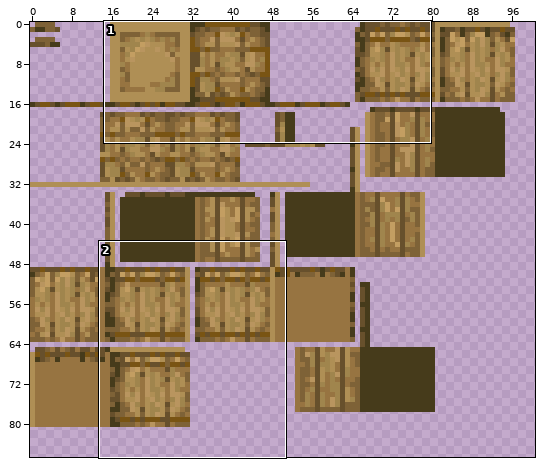
File history of a sprite sheet, minecraft/texture/Industrimania/textures/block/functional/barrel/barrel.png. The picture above shows the old version from afar; the outline marks the close-up.
Close-up. The starting point:
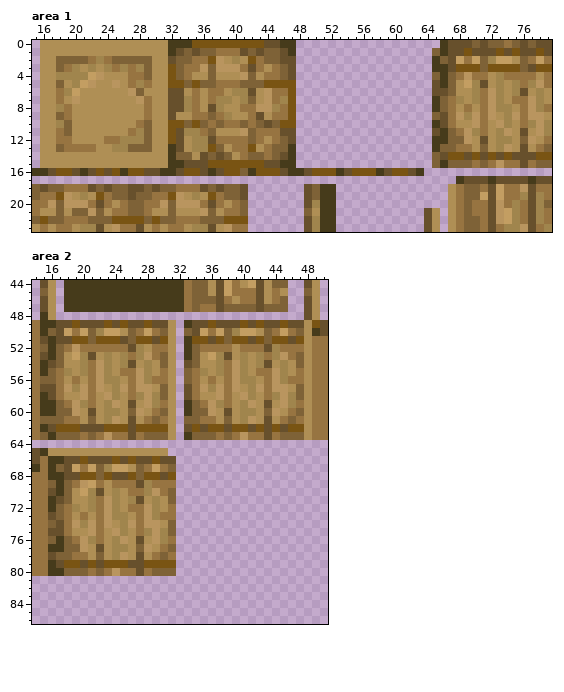
The file is 128x128 pixels. Colours within 5 levels of each other are drawn and written as one. Shown: area 1: x 15..79, y 0..23; area 2: x 14..50, y 44..86. The wide view leaves out empty margins.
And afterwards:
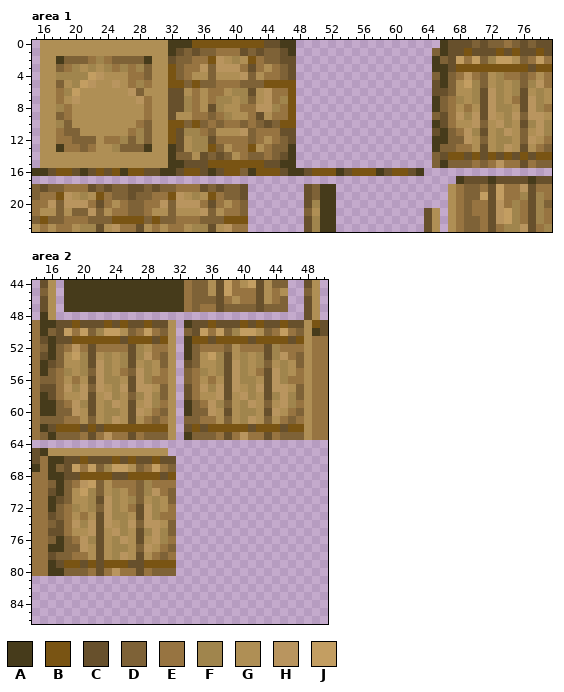
Palette (. is transparent): A #463b1b  B #795413  C #67502c  D #7e6237  E #977441  F #a0854d  G #af8f55  H #b9955f  J #c39e62
Diff:
--- area 1
@@ x 15..79 @@
  1 .GGGGGGGGGGGGGGGGACDCDDEEECDCDDCA.................DACCBCCCBCBCCBC
- 2 .GGDDDDEFEDDDDDGGCDDEEBHGFGBEDDCC.................ADCJEJDFJJGDEJE
- 3 .GGDEFGFGFEFEFDGGBDEEHDHHHECEGEDC.................AACBBBDBBBBDCBB
- 4 .GGFFFFJHGGGEEDGGBDEGGDGGGHDGEEDC.................DADEHEEGFEEEEGE
- 5 .GGDGFJHGGHGEFEGGBBDBDDEEEDDDBBBB.................CADGJFCGFGFEFHE
- 6 .GGEFJGGGGGGHDGGGCCGEGEEGFFCGHEEB.................CCDGGFEHFGFCGFG
- 7 .GGEGHGGGGGGGHEGGCCFEGEFFGFDGHEFB.................ADEFGFEHFGEEHFG
- 8 .GGFEGGGGGGGGGEGGCCFEGCFGGEEHHFEB.................ADEGEGEHFFGEHFE
- 9 .GGDEGGGGGGGGGEGGCGGEEDEFGGECGEEB.................DCEHFHEHGFHEHHG
-10 .GGFDGGGGGGGGEDGGBBDBDEDEEDEDCDBB.................ACEGGHEGHFGEFHF
-11 .GGEDGGGGGGGEFDGGBCFFEDGGGHDEEECC.................CADEHFEGFHGCGHF
-12 .GGEEGGGGEEFFFDGGBCGFFCEEEEDEGEDC.................AADDHGCGFFGDHGE
-13 .GGDEEEEGGFFDDDGGACGFFBDGEEBGEDDA.................ADDEEGDGFHGCGED
-14 .GGGGGGGGGGGGGGGGADDGCDCDGEDDEDCA.................DCBBCBCBCBCCCBB
+ 2 .GGADDDEFEDDDDAGGCDDEEBHGFGBEDDCC.................ADCJEJDFJJGDEJE
+ 3 .GGDEFGFGFEFEFDGGBDEEHDHHHECEGEDC.................AACBBBBBBBBBCBB
+ 4 .GGFFFFJHGGGEEDGGBDEGGDGGGHDGEEDC.................DADEHEDGFEEDEGE
+ 5 .GGDGFJHGGHGEFEGGBBDBDDEEEDDDBBBB.................CADGJFDGFGFDFHE
+ 6 .GGEFJGGGGGGHDGGGCCGEGEEGFFCGHEEB.................CCDGGFCHFGFCGFG
+ 7 .GGEGHGGGGGGGHEGGCCFEGEFFGFDGHEFB.................ADEFGFCHFGECHFG
+ 8 .GGFEGGGGGGGGGEGGCCFEGCFGGEEHHFEB.................ADEGEGCHFFGCHFE
+ 9 .GGDEGGGGGGGGGEGGCGGEEDEFGGECGEEB.................DCEHFHCHGFHDHHG
+10 .GGFDGGGGGGGGEDGGBBDBDEDEEDEDCDBB.................ACEGGHDGHFGCFHF
+11 .GGEDDGGGGGGEFDGGBCFFEDGGGHDEEECC.................CADEHFCGFHGDGHF
+12 .GGEEDDDGEEFDFDGGBCGFFCEEEEDEGEDC.................AADDHGDGFFGDHGE
+13 .GGAEEDEGGFDDDAGGACGFFBDGEEBGEDDA.................ADDEEGCGFHGCGED
+14 .GGGGGGGGGGGGGGGGADDGCDCDGEDDEDCA.................DCBBCBCBCBCBCBB
 15 .GGGGGGGGGGGGGGGGAACCCBBBBBBBCCAA.................DADDDEDEHEECEDD
--- area 2
@@ x 14..50 @@
 50 EADCJEJDFJJGDEJEDG.DCJEJDFJJGDEJEDGAC
-51 ECACCBBDBBBCDBBCBG.ABBCBDBBCBDBBCBGEE
-52 EDADEHEEEEEECFGEEG.ADEEEEGEEECFEEEGEE
-53 ECADGJFCGFGFEFHEDG.ADGJFCGFGFEFHEDGEE
-54 EACDGGFEHFGFCGFGDG.CDGGFEHFGFCGFGDGEE
-55 EADEFGFEHFGEEHFGEG.DEFGFEHFGEEHFGEGEE
-56 EDDEGEGEHFFGEHFEEG.DEGEGEHFFGEHFEEGEE
-57 ECCEHFHEHGFHEHHGDG.CEHFHEHGFHEHHGDGEE
-58 EACEGGHEGHFGEFHFDG.CEGGHEGHFGEFHFDGEE
-59 EAADEHFEGFHGCGHFEG.ADEHFEGFHGCGHFEGEE
-60 EAADDHGCGFFGDHGEDG.ADDHGCGFFGDHGEDGEE
-61 EDDDEEGDGFHGCGEDEG.DDEEGDGFHGCGEDEGEE
-62 EACBBBCCCBBBCBBBBG.CBCBBCBBCBCBCBBGEE
-63 EDADDDEDEHEECEDDDG.ADDDEDEHEECEDDDGEE
+51 ECACCBBBBBBCBBBCBG.ABBCBBBBCBBBBCBGEE
+52 EDADEHECEEEECFGEEG.ADEEEDGEEECFEEEGEE
+53 ECADGJFCGFGFCFHEDG.ADGJFCGFGFCFHEDGEE
+54 EACDGGFCHFGFCGFGDG.CDGGFCHFGFDGFGDGEE
+55 EADEFGFDHFGEDHFGEG.DEFGFCHFGECHFGEGEE
+56 EDDEGEGCHFFGCHFEEG.DEGEGCHFFGCHFEEGEE
+57 ECCEHFHDHGFHCHHGDG.CEHFHCHGFHCHHGDGEE
+58 EACEGGHCGHFGDFHFDG.CEGGHCGHFGCFHFDGEE
+59 EAADEHFCGFHGCGHFEG.ADEHFDGFHGDGHFEGEE
+60 EAADDHGCGFFGCHGEDG.ADDHGCGFFGCHGEDGEE
+61 EDDDEEGDGFHGCGEDEG.DDEEGDGFHGDGEDEGEE
+62 EACBBBCBCBBBBBBBBG.CBCBBBBBCBBBCBBGEE
+63 EDADDDECEHEECEDDDG.ADDDECEHEECEDDDGEE
 64 .....................................
@@ x 20..29 @@
 67 EJDFJJGDEJ
-68 BBDBCCBDBB
-69 HJEGEEECFE
-70 JFCGFGEEFH
-71 GFEHFGFCGF
-72 GFEHFGEEHF
-73 EGEHFFGEHF
-74 FHEHGFHEHH
-75 GHEGHFGEFH
-76 HFEGFHGCGH
+68 BBBBCCBBBB
+69 HJDGEEEDFE
+70 JFDGFGEDFH
+71 GFCHFGFDGF
+72 GFDHFGECHF
+73 EGCHFFGCHF
+74 FHCHGFHDHH
+75 GHCGHFGCFH
+76 HFCGFHGCGH
 77 HGCGFFGDHG
-78 EGDGFHGCGE
+78 EGCGFHGCGE
 79 CBCBBBCCBB
-80 DEDEHEECED
+80 DECEHEECED
 81 ..........
